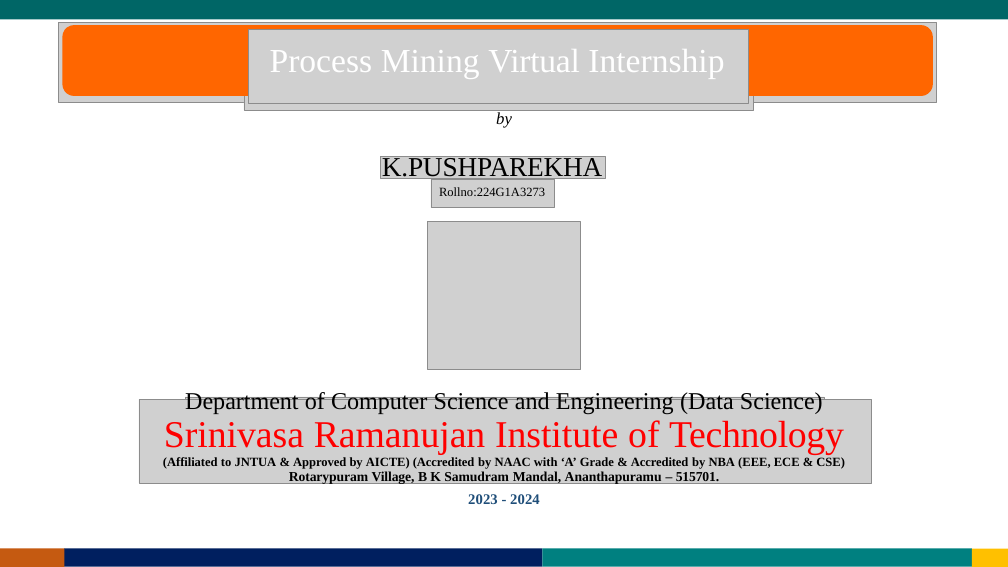
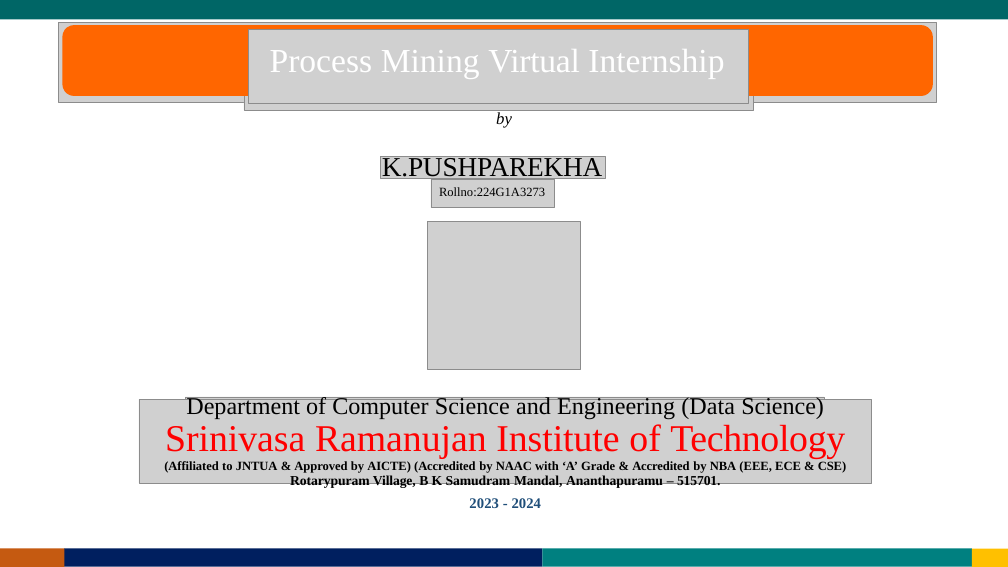
Before and after one commit to kattubadipushparekha/Summer-Internship1, a slide deck: slide 1 of Internship Presentation Template.pptx. Drawn at 1008x567 pixels with LibreOffice and Linux fonts; fonts in the diff are those of the drawing; grey boxes stand for pictures. Boxes give left, top, right and bottom in pixels: in the first picture for what was removed or moved away, otherwise in the second. Text is boxed around its words. In the diff, an @@ line names an element or a change of style, - is before the commit and + after.

```diff
--- a/Internship Presentation Template.pptx
+++ b/Internship Presentation Template.pptx
@@ text "Department of Computer Science and ...": place and size @@
-text "Department of Computer Science and ..." at box(163, 390, 844, 504)
+text "Department of Computer Science and ..." at box(164, 395, 846, 508)
```
Also in this commit, not shown: 2 other slides changed.
